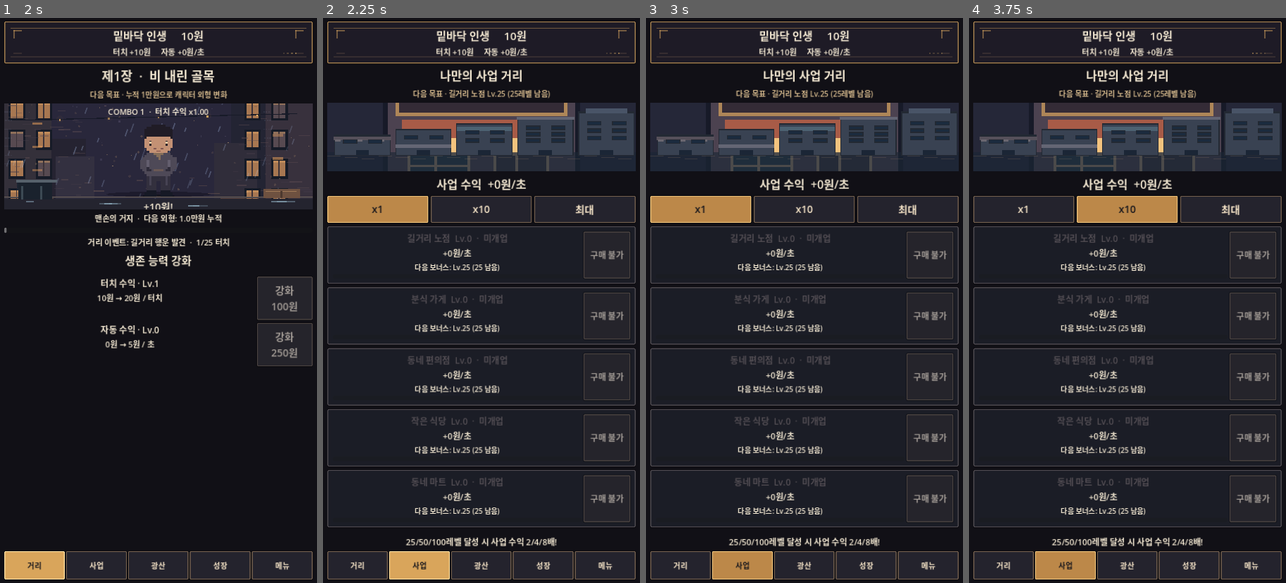
Above: before the commit, frames 1-4 (left to right).
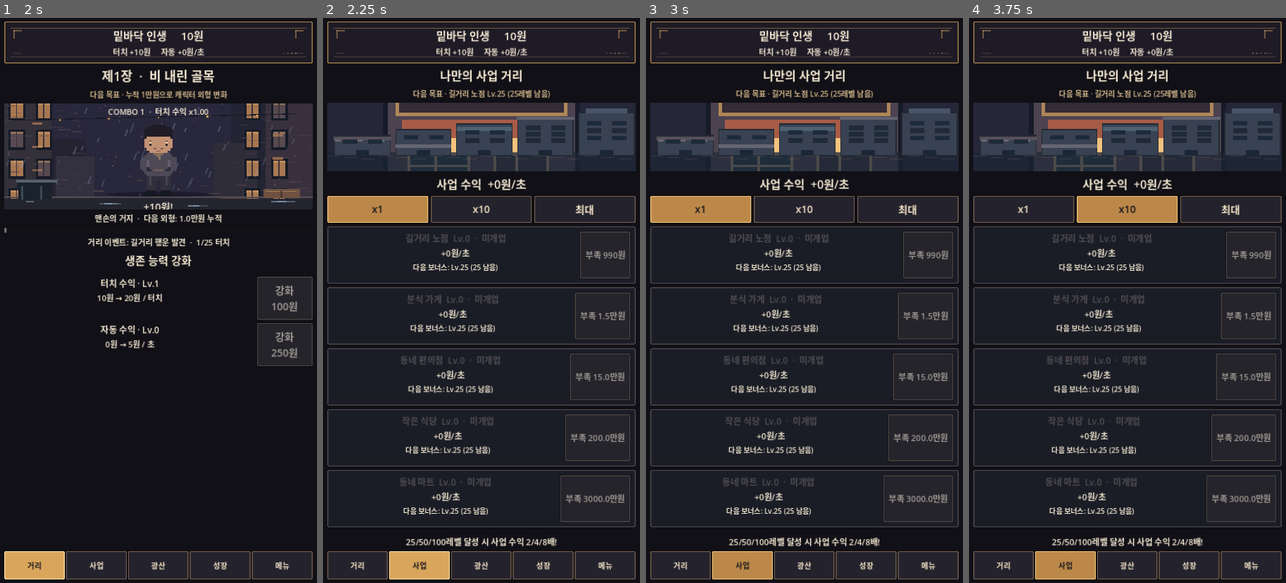
Above: after the commit, the same moments.

Repository: sungpil987/BottomLife-Reborn
Game: Godot game, scene res://scenes/Main.tscn
The game is run twice, just before and just after one commit, with the same random seed, the same clock (stepped at 60 frames per second) and the same inputs.
Inputs (mouse positions are in pixels of both pictures, inside the frame that each line leads up to):
- Up to frame 1 (2 s): click (158, 153) at 0.5 s; click "거리" at 1.25 s
- Up to frame 2 (2.25 s): click "사업" at 2 s
- Up to frame 3 (3 s): click "x1" at 2.75 s
- Up to frame 4 (3.75 s): click "x10" at 3.5 s

Frame 1 is identical in both runs. In frame 2, 3.6% of the frame differs, in the area x 24-96%, y 37-90%; in frame 3, 3.6%; in frame 4, 3.6%.

Commit message:
v7.1 show exact money shortfall for locked business purchases

Diff:
--- a/scripts/main.gd
+++ b/scripts/main.gd
@@ -310,7 +310,7 @@
 		if is_instance_valid(business_buttons[i]):
 			var count := business_purchase_count(i)
 			business_buttons[i].disabled = count == 0
-			business_buttons[i].text = "확장 x%d\n%s원" % [count, number(business_purchase_cost(i, count))] if count > 0 else "구매 불가"
+			business_buttons[i].text = "확장 x%d\n%s원" % [count, number(business_purchase_cost(i, count))] if count > 0 else "부족 %s원" % number(maxf(0.0, business_cost(i) - money))
 	if is_instance_valid(tap_upgrade_button):
 		tap_upgrade_button.disabled = money < 100.0 * pow(1.35, tap_level - 1)
 	if is_instance_valid(auto_upgrade_button):
@@ -664,7 +664,7 @@
 		info.add_child(milestone_bar)
 		var count := business_purchase_count(i)
 		var cost := business_purchase_cost(i, count)
-		var button := make_button("확장 x%d\n%s원" % [count, number(cost)] if count > 0 else "구매 불가")
+		var button := make_button("확장 x%d\n%s원" % [count, number(cost)] if count > 0 else "부족 %s원" % number(maxf(0.0, business_cost(i) - money)))
 		button.custom_minimum_size = Vector2(106, 66)
 		button.add_theme_font_size_override("font_size", 19)
 		button.disabled = count == 0
